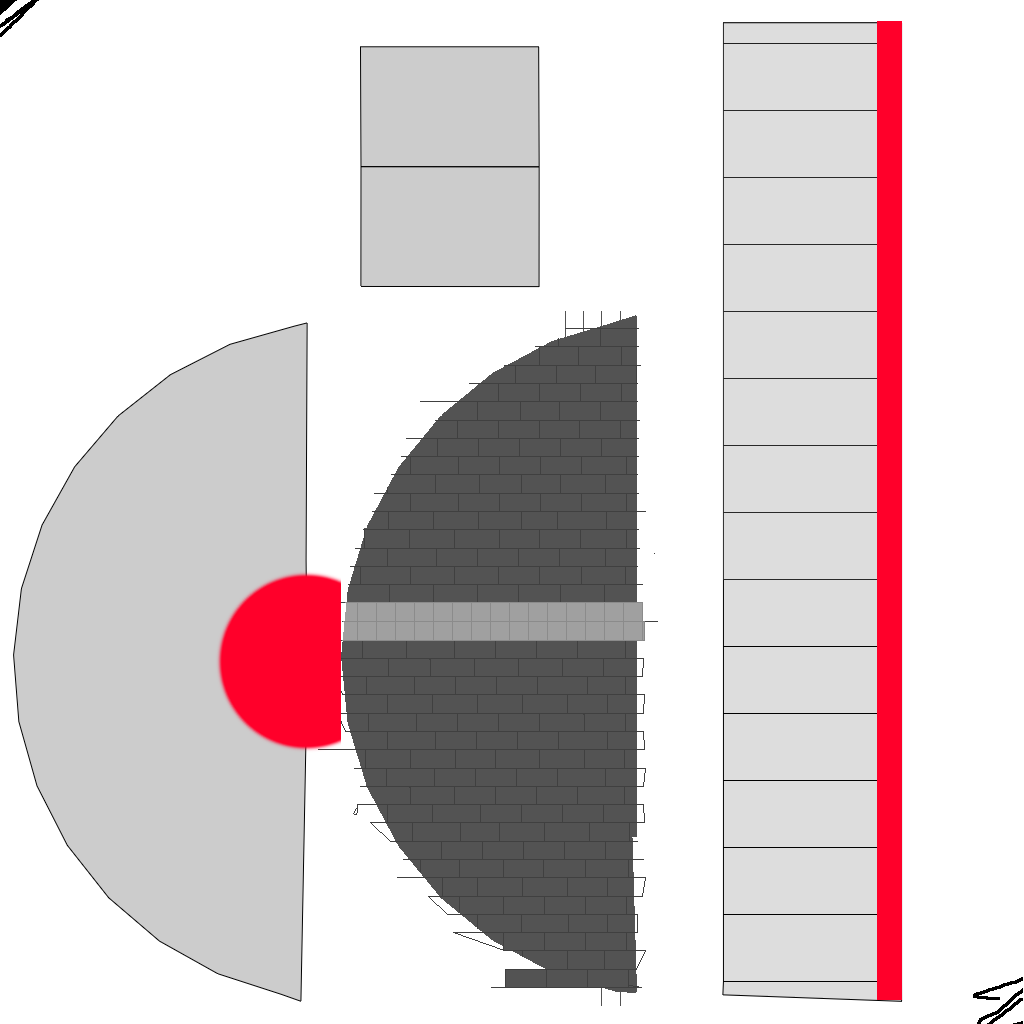
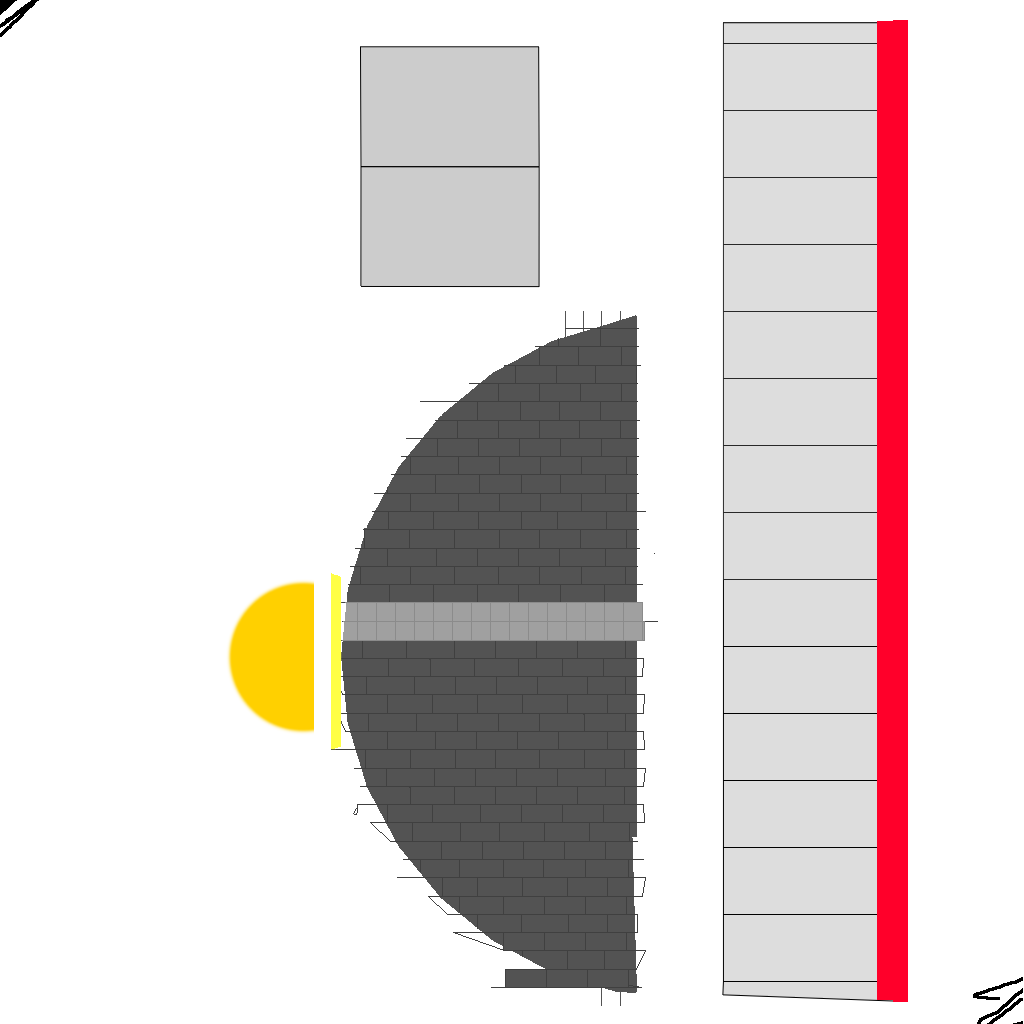
Two versions of the same layered image (1024 × 1024). Layer-by-layer changes:
painted on "Layer 54" over [13, 20, 908, 1002]
